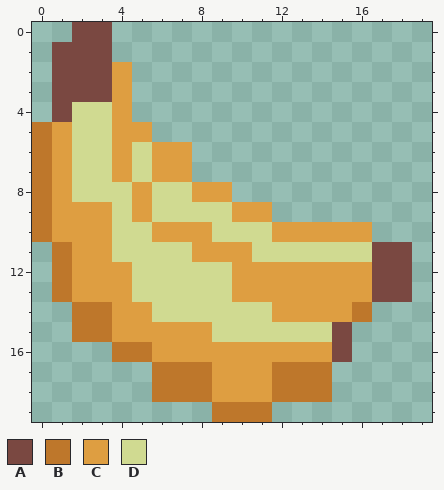
Pixel-art file -- art/fruit/banana.aseprite. The first picture shows the starting point.
20x20 pixels, 1 frame.
Palette (. is transparent): A #7a4841  B #be772b  C #de9e41  D #d0da91
After:
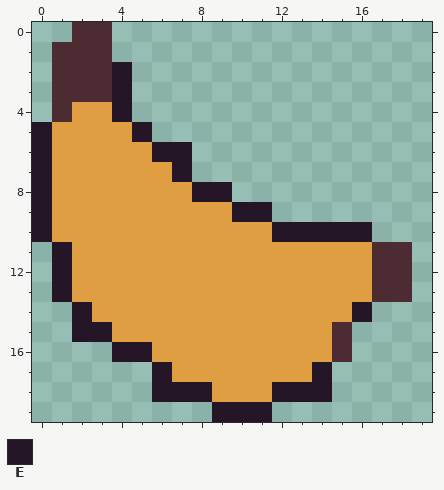
Colours new in this view: E #241527
The edit:
{"colour":"A","old":"#7a4841","new":"#4d2b32"}
{"where": "layer \"Layer 1\""}
{"y":2,"x":4,"old":"C","new":"E"}
{"y":3,"x":4,"old":"C","new":"E"}
{"y":4,"x":2,"old":"DDC","new":"CCE"}
{"y":5,"x":0,"old":"B","new":"E"}
{"y":5,"x":2,"old":"DD","new":"CC"}
{"y":5,"x":5,"old":"C","new":"E"}
{"y":6,"x":0,"old":"B","new":"E"}
{"y":6,"x":2,"old":"DD","new":"CC"}
{"y":6,"x":5,"old":"DCC","new":"CEE"}
{"y":7,"x":0,"old":"B","new":"E"}
{"y":7,"x":2,"old":"DD","new":"CC"}
{"y":7,"x":5,"old":"D","new":"C"}
{"y":7,"x":7,"old":"C","new":"E"}
{"y":8,"x":0,"old":"B","new":"E"}
{"y":8,"x":2,"old":"DDD","new":"CCC"}
{"y":8,"x":6,"old":"DDCC","new":"CCEE"}
{"y":9,"x":0,"old":"B","new":"E"}
{"y":9,"x":4,"old":"D","new":"C"}
{"y":9,"x":6,"old":"DDDDCC","new":"CCCCEE"}
{"y":10,"x":0,"old":"B","new":"E"}
{"y":10,"x":4,"old":"DD","new":"CC"}
{"y":10,"x":9,"old":"DDDCCCCC","new":"CCCEEEEE"}
{"y":11,"x":1,"old":"B","new":"E"}
{"y":11,"x":4,"old":"DDDD","new":"CCCC"}
{"y":11,"x":11,"old":"DDDDDD","new":"CCCCCC"}
{"y":12,"x":1,"old":"B","new":"E"}
{"y":12,"x":5,"old":"DDDDD","new":"CCCCC"}
{"y":13,"x":1,"old":"B","new":"E"}
{"y":13,"x":5,"old":"DDDDD","new":"CCCCC"}
{"y":14,"x":2,"old":"BB","new":"EC"}
{"y":14,"x":6,"old":"DDDDDD","new":"CCCCCC"}
{"y":14,"x":16,"old":"B","new":"E"}
{"y":15,"x":2,"old":"BB","new":"EE"}
{"y":15,"x":9,"old":"DDDDDD","new":"CCCCCC"}
{"y":16,"x":4,"old":"BB","new":"EE"}
{"y":17,"x":6,"old":"BBB","new":"ECC"}
{"y":17,"x":12,"old":"BBB","new":"CCE"}
{"y":18,"x":6,"old":"BBB","new":"EEE"}
{"y":18,"x":12,"old":"BBB","new":"EEE"}
{"y":19,"x":9,"old":"BBB","new":"EEE"}
